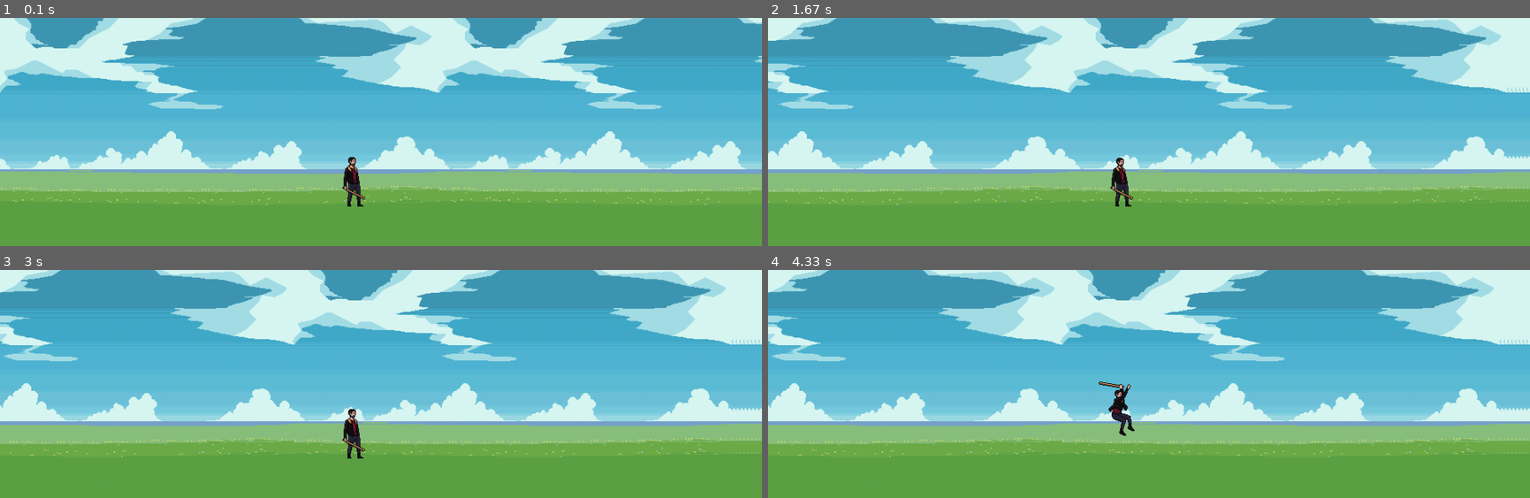
Above: before the commit, frames 1-4 (two rows, left to right).
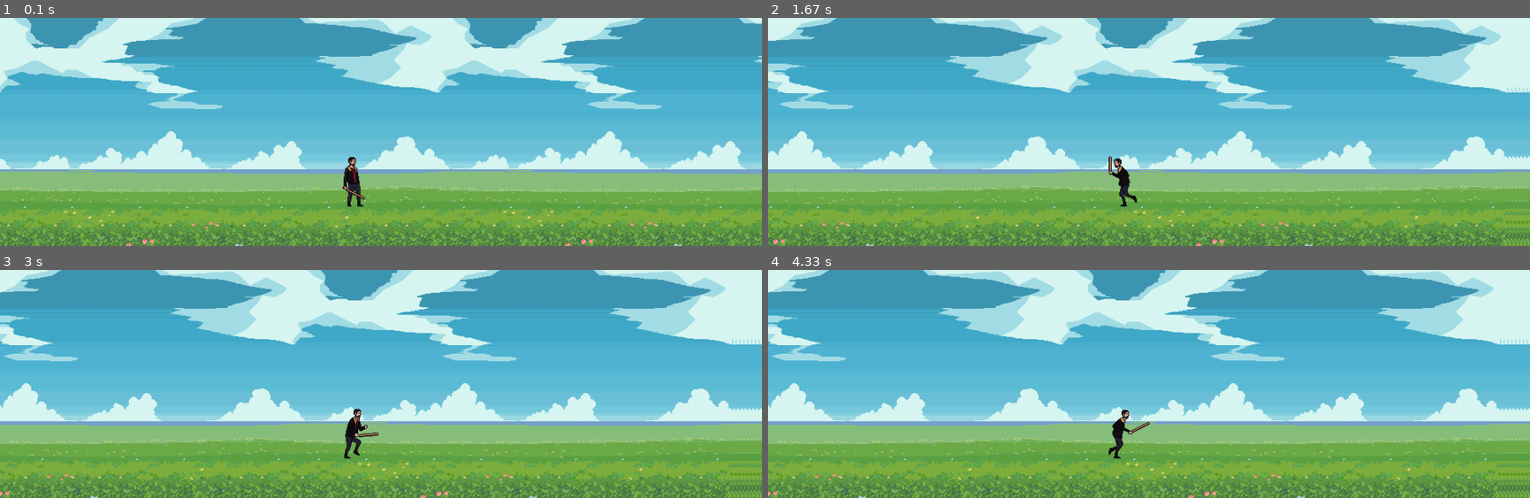
Above: after the commit, the same moments.

Repository: AdrianHerzberger/pyGame_arcade
Game: pygame game, started from game.py
Two runs of this game, one before a commit and one after it. Both use one fixed random seed, a clock stepped at 60 frames per second and the inputs below.
Inputs:
- Up to frame 1 (0.1 s): no input
- Up to frame 2 (1.67 s): hold Right 0.33-0.8 s; hold Right 0.83-1.3 s; hold Left from 1.33 s (still down)
- Up to frame 3 (3 s): release Left at 1.87 s; hold Left 1.9-2.3 s; hold Right 2.33-2.97 s
- Up to frame 4 (4.33 s): tap Space at 3 s; hold Left 3.33-3.8 s; hold Right 3.83-4.3 s

The runs differ from the first frame. In frame 1, 8.3% of the frame differs, in the area x 0-100%, y 81-100%; in frame 2, 8.7%; in frame 3, 8.7%; in frame 4, 8.9%, in the area x 0-100%, y 48-100%.

Commit message:
implemnet running and jumping e.g. back to idle

Diff:
--- a/game.py
+++ b/game.py
@@ -31,7 +31,7 @@
 
         current_player = player.update()
         current_character = player.get_current_animation()
-        screen.blit(current_character, (CHAR_X, current_player))
+        screen.blit(current_character, (CHAR_X_POS, current_player))
 
         pygame.display.flip()
         pygame.time.wait(10)
--- a/globals.py
+++ b/globals.py
@@ -5,8 +5,8 @@
 SCREEN_HEIGHT = 300
 FPS = 60
 
-CHAR_X = 400
-CHAR_Y = 120
+CHAR_X_POS = 400
+CHAR_Y_POS = 120
 
 CELLSIZE = 20
 HALFCELL = int(CELLSIZE / 2)
--- a/inputs.py
+++ b/inputs.py
@@ -18,7 +18,14 @@
     def jumping(self):
         self.key = pygame.key.get_pressed()
         if self.key[pygame.K_SPACE]:
-            self.jump_force += 3.2
+            self.jump_force += 2.2
         else:
-            self.jump_force = 0
+            self.jump_force -= 1
         return self.jump_force
+
+    def attack(self):
+        self.key = pygame.key.get_pressed()
+        if self.key[pygame.K_COMMA]:
+            print(f"{self.key[pygame.K_COMMA]}, is pressed")
+            self.attack += 1
+        return self.attack
--- a/map.py
+++ b/map.py
@@ -10,7 +10,7 @@
         self.screen = screen
         self.inputs = inputs
         self.mountain = ["sky", "rocks"]
-        self.meadow = ["sky", "sky_far", "grass", "grass_far"]
+        self.meadow = ["sky", "sky_far", "grass_far", "grass"]
         self.images_mountain = self.load_mountain()
         self.images_meadow = self.load_meadow()
 
--- a/player.py
+++ b/player.py
@@ -7,26 +7,51 @@
 
 class Player:
     def __init__(self):
+        self.key = None
         self.jumping = False
+        self.running = False
+        self.facing_left = False
+        self.movement = False
         self.inputs = GameInputs()
         self.animation = Character_Animation()
-        self.y_pos = CHAR_Y
+        self.y_pos = CHAR_Y_POS
 
     def update(self):
+        self.key = pygame.key.get_pressed()
+        self.running = False
+
         if self.inputs.jumping():
             self.jumping = True
-            self.inputs.jump_force = 10
         if self.jumping:
             self.y_pos -= self.inputs.jump_force
             self.inputs.jump_force -= 1
-            if self.y_pos >= CHAR_Y:
-                self.y_pos = CHAR_Y
+            if self.y_pos >= CHAR_Y_POS:
+                self.y_pos = CHAR_Y_POS
                 self.jumping = False
                 self.inputs.jump_force = 0
+        if self.inputs.move_left_right():
+            self.running = True
+            self.running_direction()
         return self.y_pos
+
+    def running_direction(self):
+        self.key = pygame.key.get_pressed()
+        self.movement = False
+
+        if self.key[pygame.K_LEFT]:
+            self.movement = True
+            self.facing_left = True
+        elif self.key[pygame.K_RIGHT]:
+            self.movement = True
+            self.facing_left = False
 
     def get_current_animation(self):
         if self.jumping:
-            return self.animation.get_current_jumping_animation()
+            animation = self.animation.get_current_jumping_animation()
+        elif self.running:
+            animation = self.animation.get_current_running_animation()
         else:
-            return self.animation.get_current_idle_animation()
+            animation = self.animation.get_current_idle_animation()
+        if self.facing_left:
+            animation = pygame.transform.flip(animation, True, False)
+        return animation
